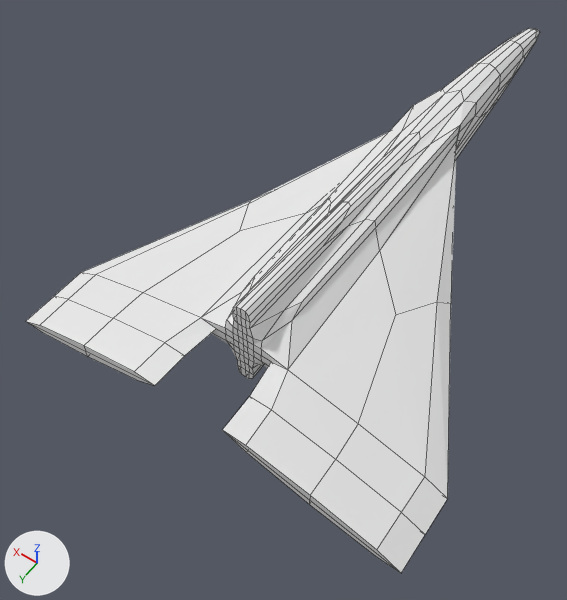
The Blender file Own Models/dart1.blend: old version first, new version second.
One viewpoint serves both versions: a 50 mm camera at (-9.1, 16.6, 20.0) aimed at (1.4, 1.9, -3.1). Every picture has the same lights, and +X, +Y and +Z are marked at lower left. Mesh edges are drawn as thin lines.
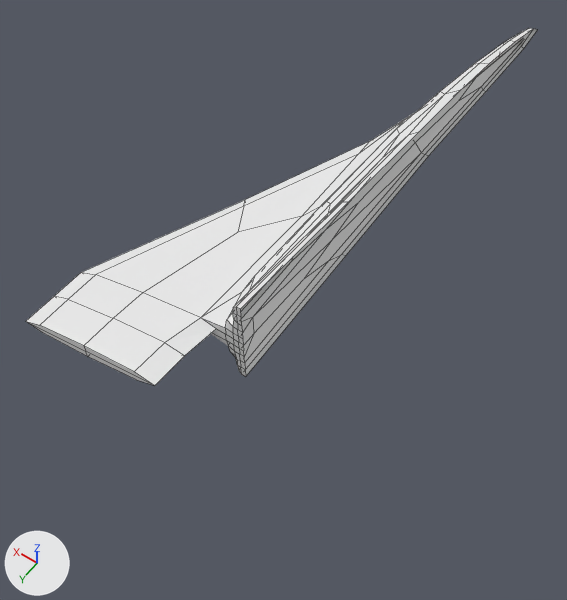
Edits to the scene script, one JSON object a line:
```json
{"block": "me_cube", "where": "# used by ob_cube; location = (0.0, 0.0, 0.0)"}
{"op": "remove", "block": "me_cube", "code": "me_cube.from_pydata(...)  # 37 vertices, 33 faces; spans x 0.0..7.7, y -16.5..8.7, z -2.1..1.8"}
{"op": "add", "block": "me_cube", "code": "me_cube.from_pydata(...)  # 36 vertices, 32 faces; spans x 0.0..7.7, y -16.5..8.7, z -2.1..1.8"}
{"block": "me_cube", "change": "me_cube part 1"}
{"block": "me_cube", "change": "1 vertex is removed from x 1.0, y -6.0, z -1.0"}
{"block": "me_cube", "change": "9 faces are deleted"}
{"block": "me_cube", "change": "8 new faces join them"}
{"block": "ob_cube", "where": "_m = ob_cube.modifiers.new('Mirror', 'MIRROR')"}
{"op": "add", "block": "ob_cube", "code": "_m.use_axis = (False, False, False)"}
```

Pixel boxes (x1, y1, x2, y2) of what changed, in the pictures (567 x 600 px; the box of a moved part takes in the faces that stretch with it):
```json
{"object": "Cube", "change": "reshaped, modifiers changed", "before": [26, 28, 540, 573], "after": [26, 28, 538, 386], "on screen": "34% shorter"}
{"part": 1, "of": "me_cube", "change": "moved or reshaped", "before": [82, 61, 524, 499], "after": [82, 39, 523, 362]}
```
